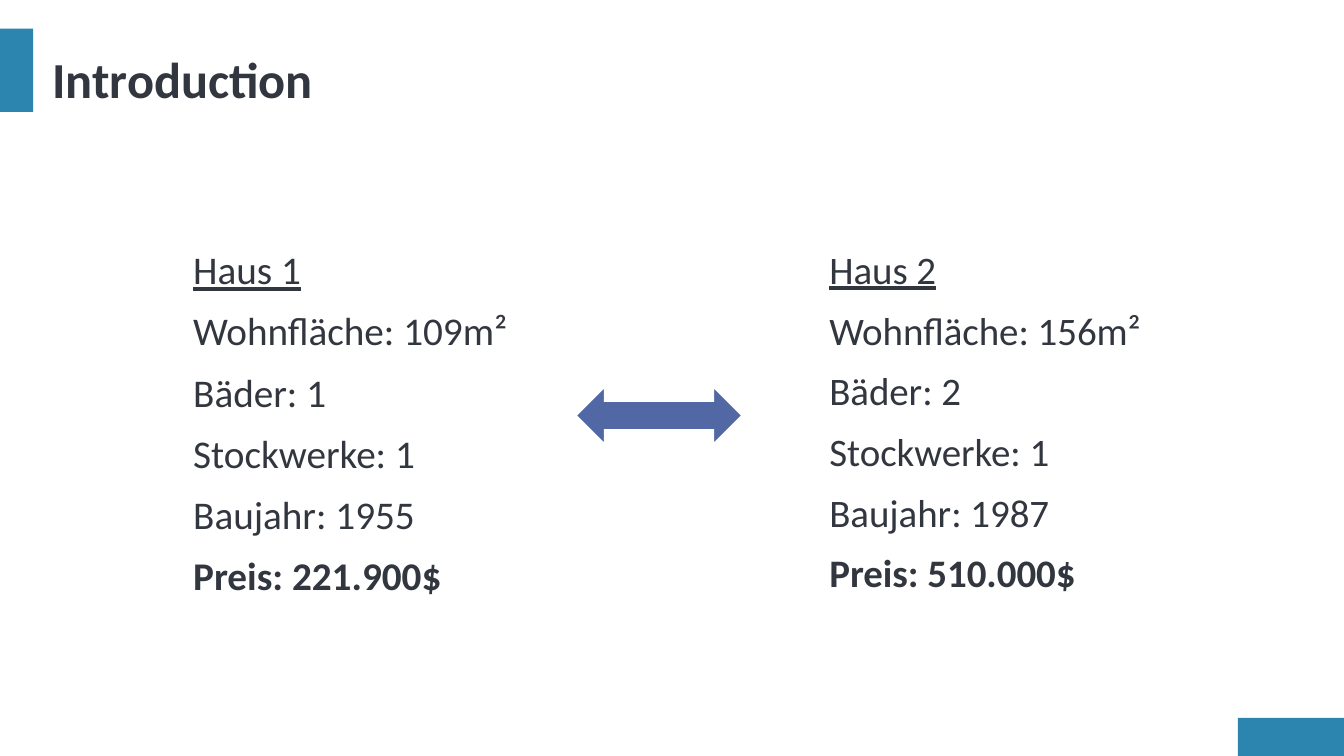
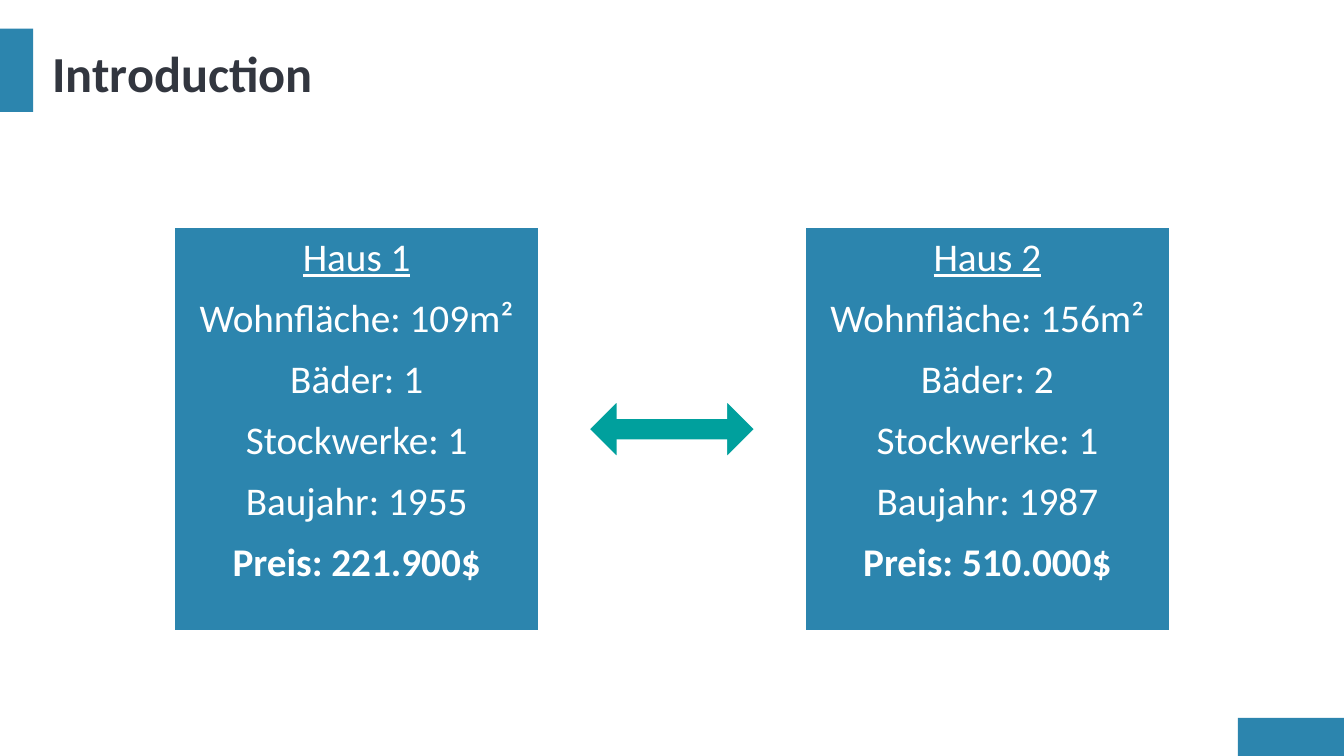
Before and after one commit to LennartFertig/DataExploration_HousePriceSeattle, a slide deck: slide 4 of project_presentation_Insight_Explorers.pptx. Drawn at 1344x756 pixels with LibreOffice and Linux fonts; fonts in the diff are those of the drawing. Boxes give left, top, right and bottom in pixels: in the first picture for what was removed or moved away, otherwise in the second. Text is boxed around its words. In the diff, an @@ line names an element or a change of style, - is before the commit and + after.

```diff
--- a/project_presentation_Insight_Explorers.pptx
+++ b/project_presentation_Insight_Explorers.pptx
@@ title "Introduction": place and size @@
-title "Introduction" at box(52, 62, 312, 99)
+title "Introduction" at box(52, 56, 312, 93)
@@ text "Haus 1": place and size @@
-text "Haus 1" at box(193, 258, 507, 594)
+text "Haus 1" at box(200, 245, 514, 580)
@@ text "Haus 1" at box(200, 245, 514, 580): text colour #32363F to #FFFFFF; alignment left to centre @@
@@ rectangle added at box(174, 227, 538, 631), fill #2C85AE, outline #FFFFFF 1 pt @@
@@ text "Haus 2": place and size @@
-text "Haus 2" at box(829, 258, 1141, 591)
+text "Haus 2" at box(830, 245, 1144, 580)
@@ text "Haus 2" at box(830, 245, 1144, 580): size 27.8 to 28 pt, text colour #32363F to #FFFFFF; alignment left to centre @@
@@ rectangle added at box(806, 227, 1170, 631), fill #2C85AE, outline #FFFFFF 1 pt @@
@@ left right arrow: place and size @@
-left right arrow at box(576, 386, 742, 445)
+left right arrow at box(589, 400, 755, 459)
@@ left right arrow at box(589, 400, 755, 459): fill #5268A5 to #00A09D; proportions changed @@
```
Also in this commit, not shown: 6 other slides changed, 1 other file.
